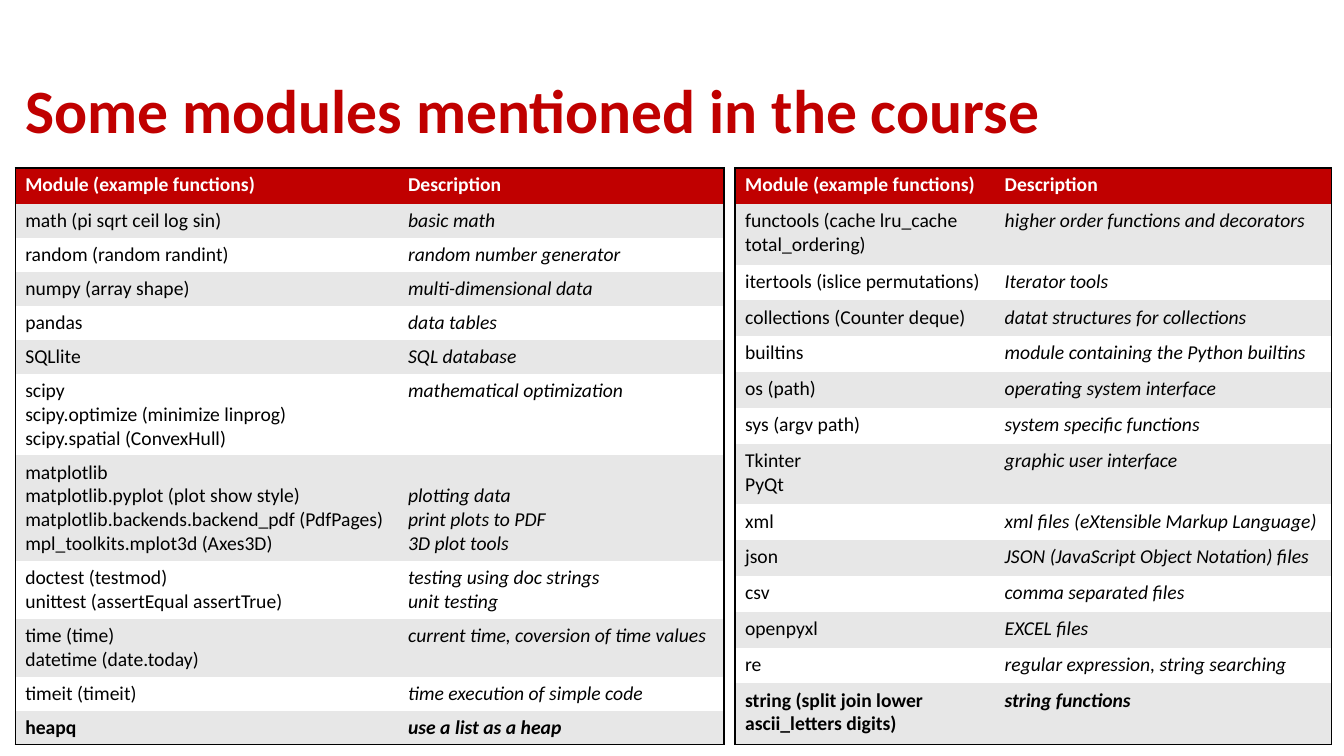
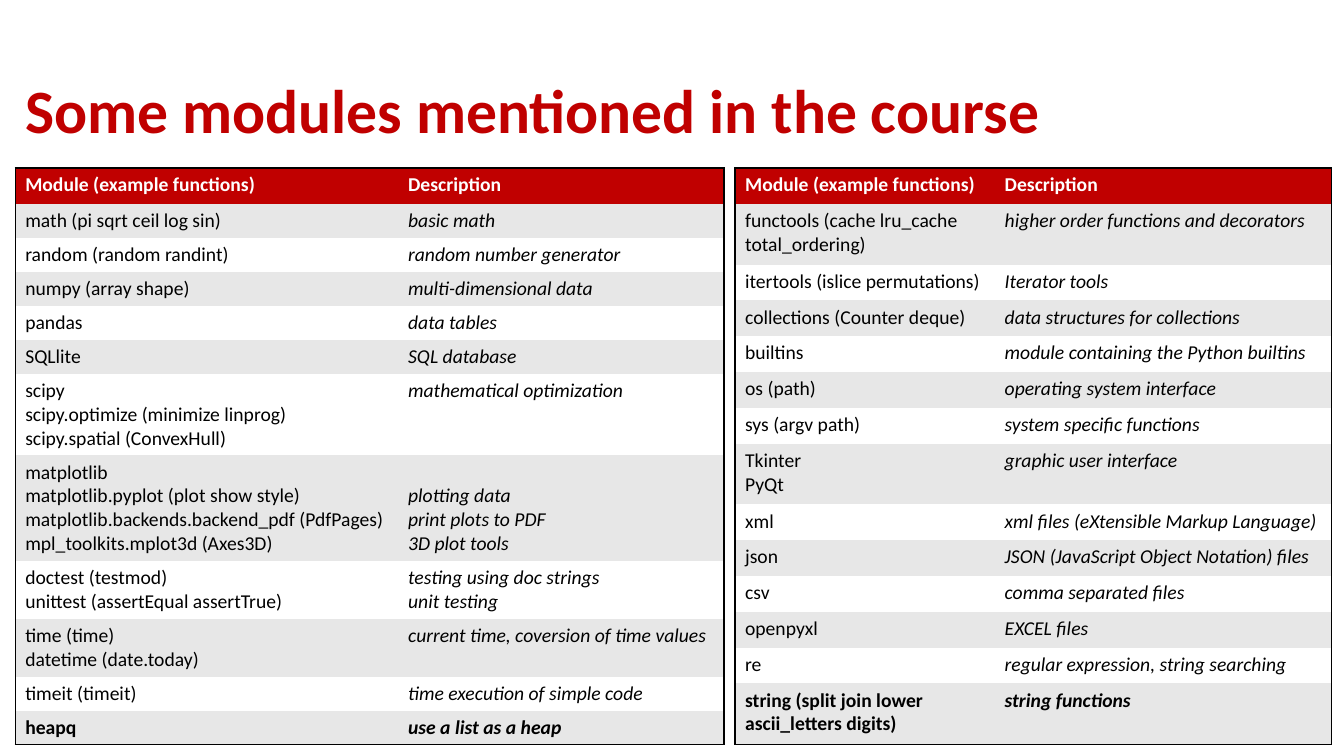
Before and after one commit to gsbrodal/gsbrodal.github.io, a slide deck: slide 4 of ipsa/slides/modules.pptx. Drawn at 1344x756 pixels with LibreOffice and Linux fonts; fonts in the diff are those of the drawing. Boxes give left, top, right and bottom in pixels: in the first picture for what was removed or moved away, otherwise in the second. Text is boxed around its words. In the diff, an @@ line names an element or a change of style, - is before the commit and + after.

Commit message:
all-slides-with-answers.pdf all-slides.pdf code.zip modules.pdf modules.pptx

```diff
--- a/ipsa/slides/modules.pptx
+++ b/ipsa/slides/modules.pptx
@@ table at [735, 168, 1332, 745] @@
-row 4, column 2: datat structures for collections
+row 4, column 2: data structures for collections
```
Also in this commit, not shown: 10 other slides changed, 4 other files.
